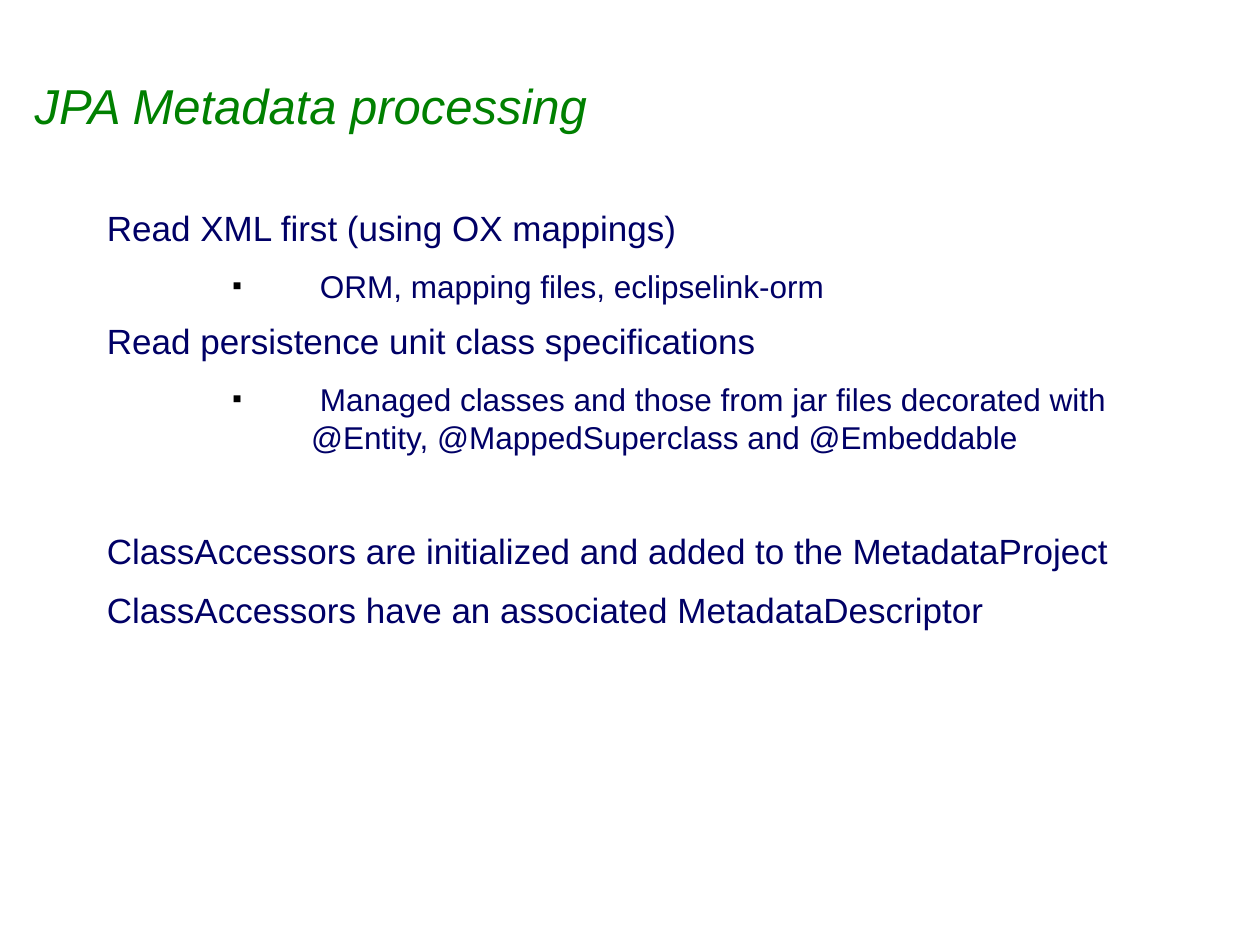
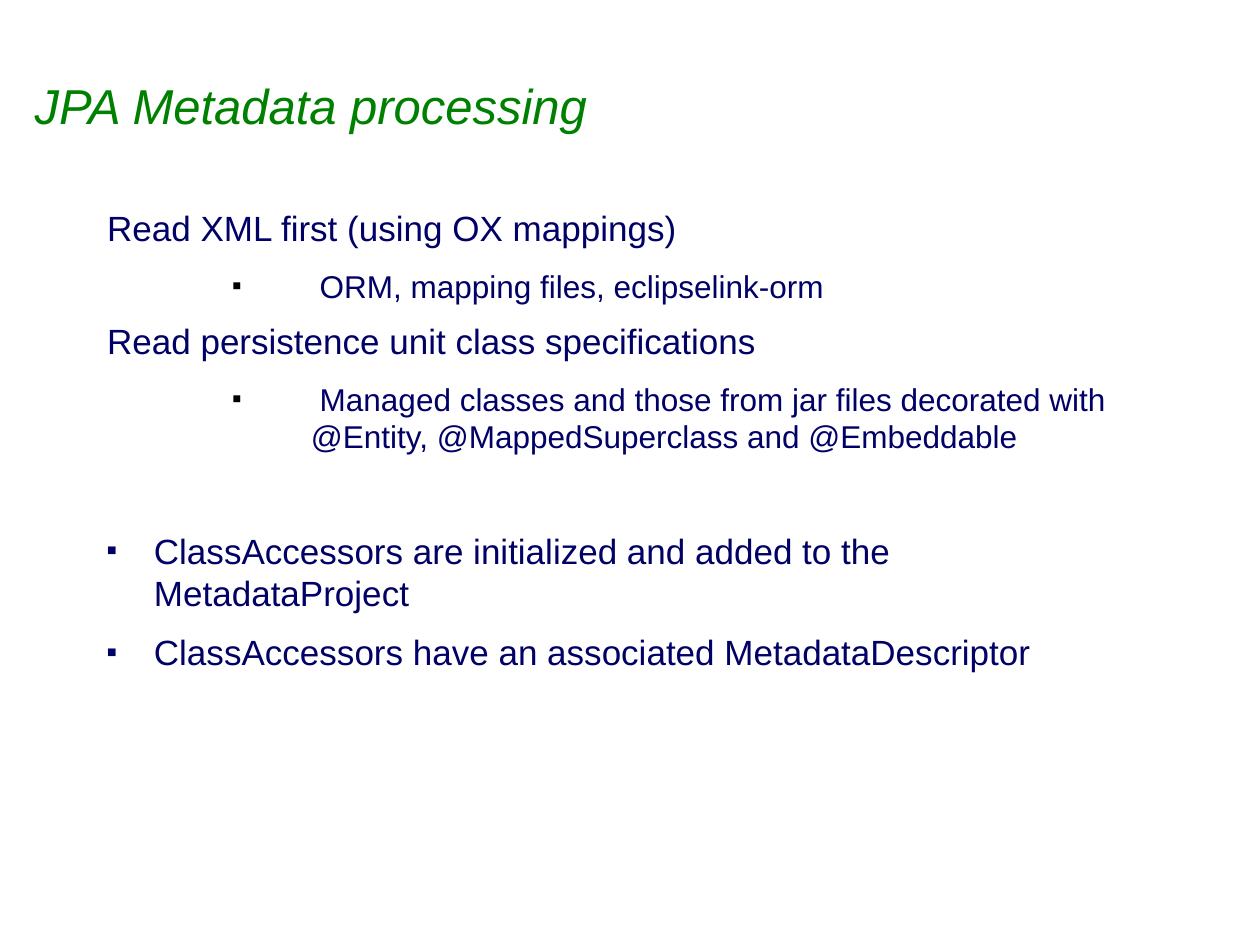
Before and after one commit to sabineheider/incubator, a slide deck: slide 9 of summit-2010/MappingsAndMetadata.ppt. Drawn at 1260x945 pixels with LibreOffice and Linux fonts; fonts in the diff are those of the drawing; background and template pictures are left out. Boxes give left, top, right and bottom in pixels: in the first picture for what was removed or moved away, otherwise in the second. Text is boxed around its words. In the diff, an @@ line names an element or a change of style, - is before the commit and + after.

```diff
--- a/summit-2010/MappingsAndMetadata.ppt
+++ b/summit-2010/MappingsAndMetadata.ppt
@@ text "Read XML first (using OX ..." at [107, 215, 1105, 672]: bullet none to ■ @@
```
Also in this commit, not shown: 6 other slides changed.
